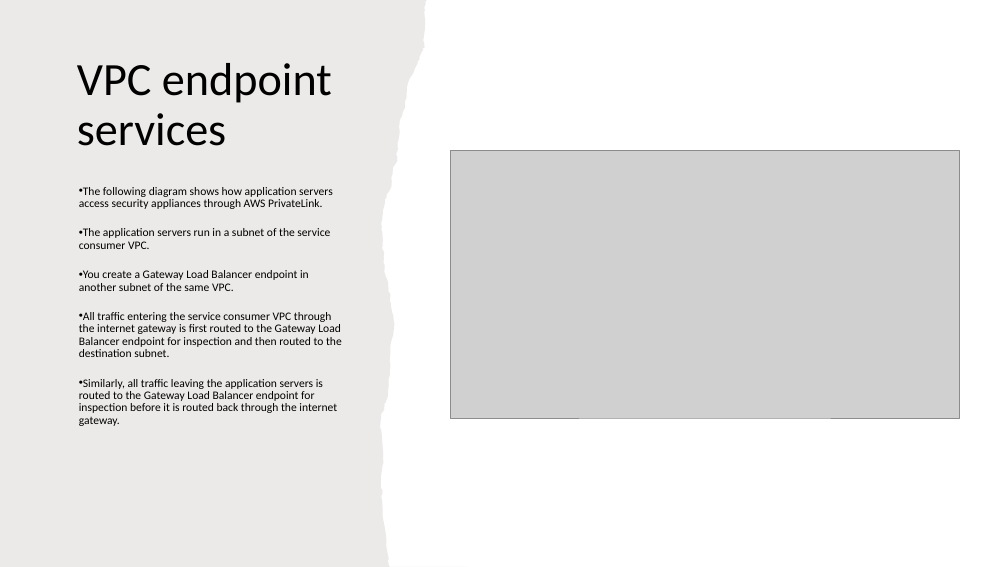
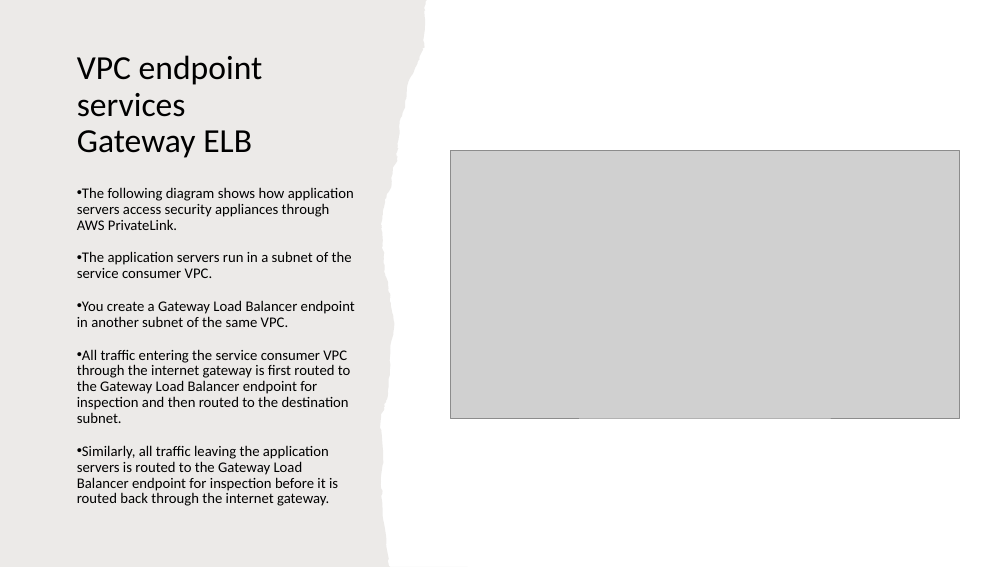
Before and after one commit to IlyaChakun/aws-iba-courses, a slide deck: slide 16 of lecture-materials/Network&ContentDelivery/vpc/vpc_endpoints.pptx (slide 8 before the commit). Drawn at 1008x567 pixels with LibreOffice and Linux fonts; fonts in the diff are those of the drawing; grey boxes stand for pictures. Boxes give left, top, right and bottom in pixels: in the first picture for what was removed or moved away, otherwise in the second. Text is boxed around its words. In the diff, an @@ line names an element or a change of style, - is before the commit and + after.

```diff
--- a/lecture-materials/Network&ContentDelivery/vpc/vpc_endpoints.pptx
+++ b/lecture-materials/Network&ContentDelivery/vpc/vpc_endpoints.pptx
@@ title at <box>77,55,263,158</box>: text changed; size 44 to 32 pt @@
-VPC endpoint services
+VPC endpoint services
+Gateway ELB
@@ text "The following diagram shows how ..." at <box>77,187,355,506</box>: size 11 to 14 pt @@
```
Also in this commit, not shown: 1 other slide changed, 18 slides added, 4 slides removed, 17 other files.
